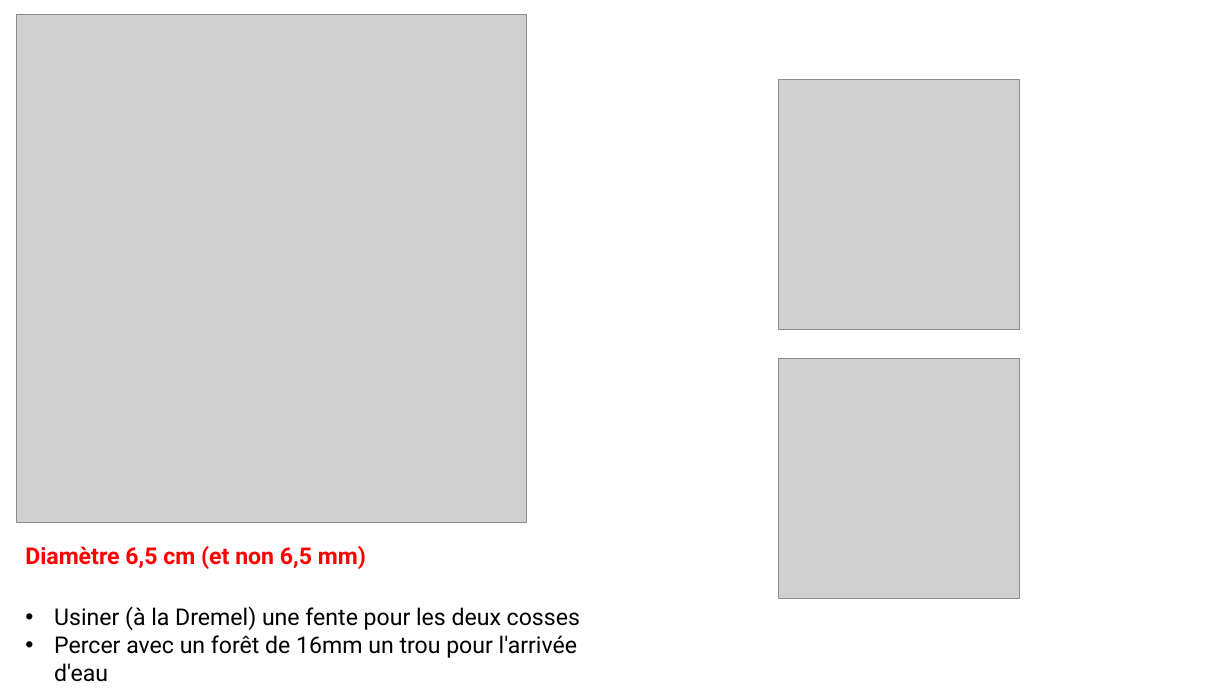
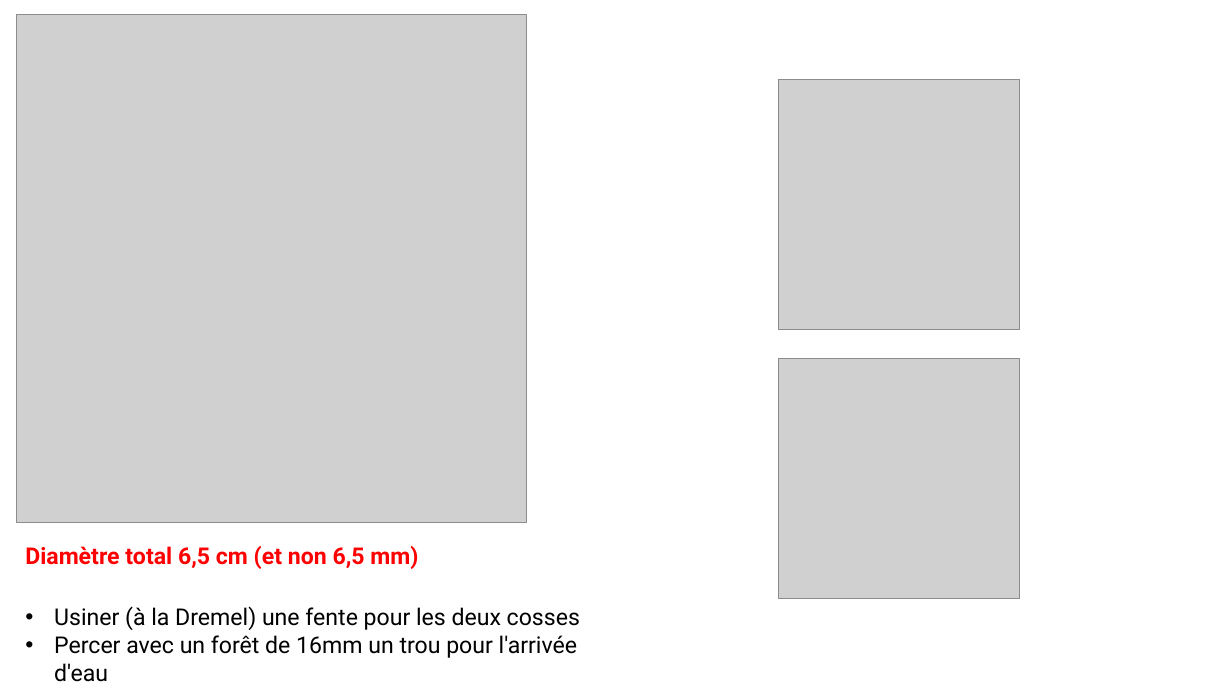
Before and after one commit to bpmine/modules_uino, a slide deck: slide 5 of jarduino2/jard_485_slave/fabrication/modele_2024/howto.pptx (slide 3 before the commit). Drawn at 1232x693 pixels with LibreOffice and Linux fonts; fonts in the diff are those of the drawing; grey boxes stand for pictures. Boxes give left, top, right and bottom in pixels: in the first picture for what was removed or moved away, otherwise in the second. Text is boxed around its words. In the diff, an @@ line names an element or a change of style, - is before the commit and + after.

```diff
--- a/jarduino2/jard_485_slave/fabrication/modele_2024/howto.pptx
+++ b/jarduino2/jard_485_slave/fabrication/modele_2024/howto.pptx
@@ text at [25, 546, 418, 569]: text changed @@
-Diamètre 6,5 cm (et non 6,5 mm)
+Diamètre total 6,5 cm (et non 6,5 mm)
```
Also in this commit, not shown: 2 slides added, 1 slide removed, 32 other files.
